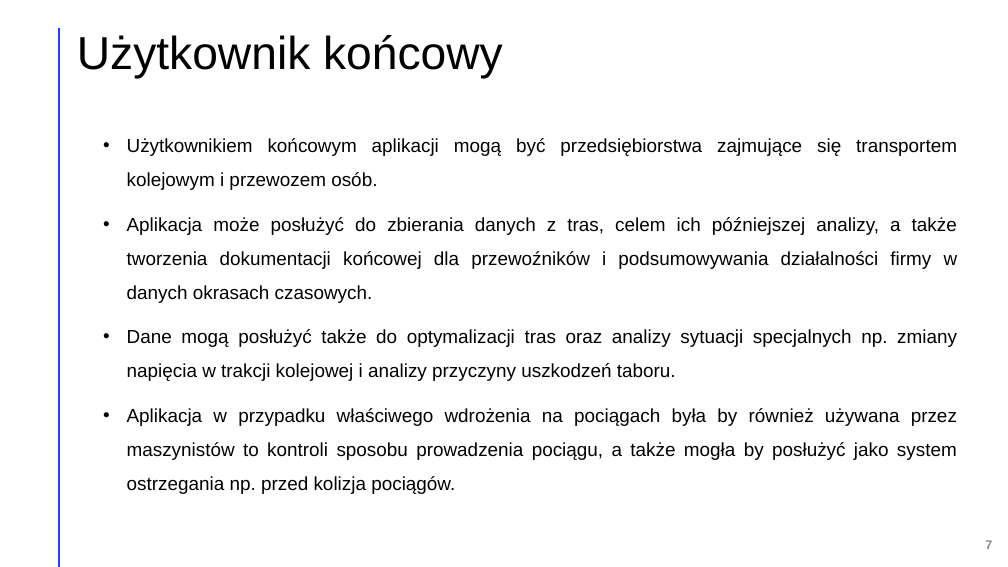
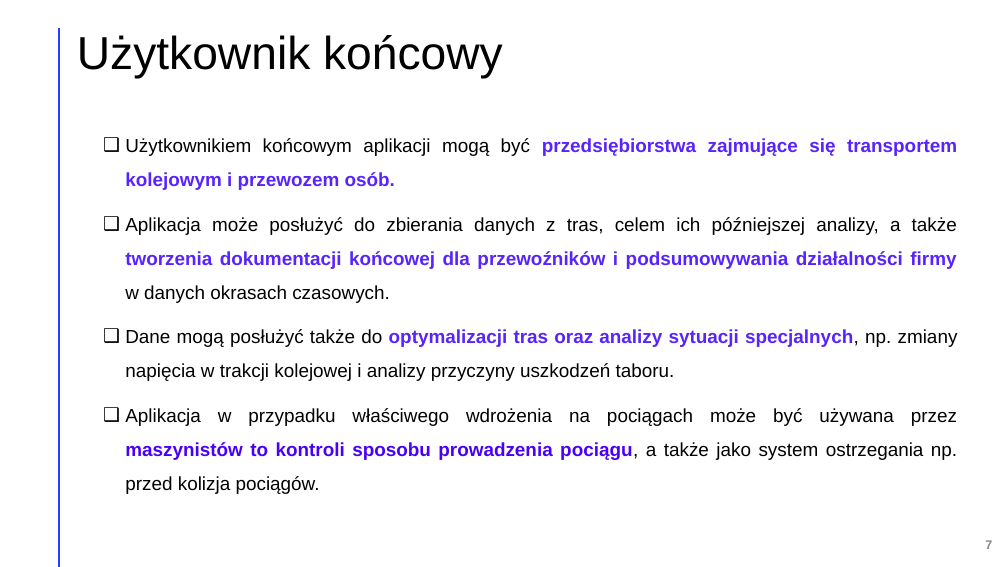
Before and after one commit to adambajguz/TrainsOnline, a slide deck: slide 7 of docs/Prezentacja Bajguz Kierzkowski.pptx. Drawn at 1008x567 pixels with LibreOffice and Linux fonts; fonts in the diff are those of the drawing. Boxes give left, top, right and bottom in pixels: in the first picture for what was removed or moved away, otherwise in the second. Text is boxed around its words. In the diff, an @@ line names an element or a change of style, - is before the commit and + after.

```diff
--- a/docs/Prezentacja Bajguz Kierzkowski.pptx
+++ b/docs/Prezentacja Bajguz Kierzkowski.pptx
@@ text at [125,138,957,303]: text colour #000000 to #5823FC, bold on in "przedsiębiorstwa zajmujące się transportem kolejowym i przew ...", "tworzenia dokumentacji końcowej dla przewoźników i podsumowy ..."; bullet • to ❑ @@
@@ text at [125,329,958,494]: text changed @@
-• Dane mogą posłużyć także do optymalizacji tras oraz analizy sytuacji specjalnych np. zmiany napięcia w trakcji kolejowej i analizy przyczyny uszkodzeń taboru.
-• Aplikacja w przypadku właściwego wdrożenia na pociągach była by również używana przez maszynistów to kontroli sposobu prowadzenia pociągu, a także mogła by posłużyć jako system ostrzegania np. przed kolizja pociągów.
+❑ Dane mogą posłużyć także do optymalizacji tras oraz analizy sytuacji specjalnych, np. zmiany napięcia w trakcji kolejowej i analizy przyczyny uszkodzeń taboru.
+❑ Aplikacja w przypadku właściwego wdrożenia na pociągach może być używana przez maszynistów to kontroli sposobu prowadzenia pociągu, a także jako system ostrzegania np. przed kolizja pociągów.
```
Also in this commit, not shown: 5 other slides changed.
